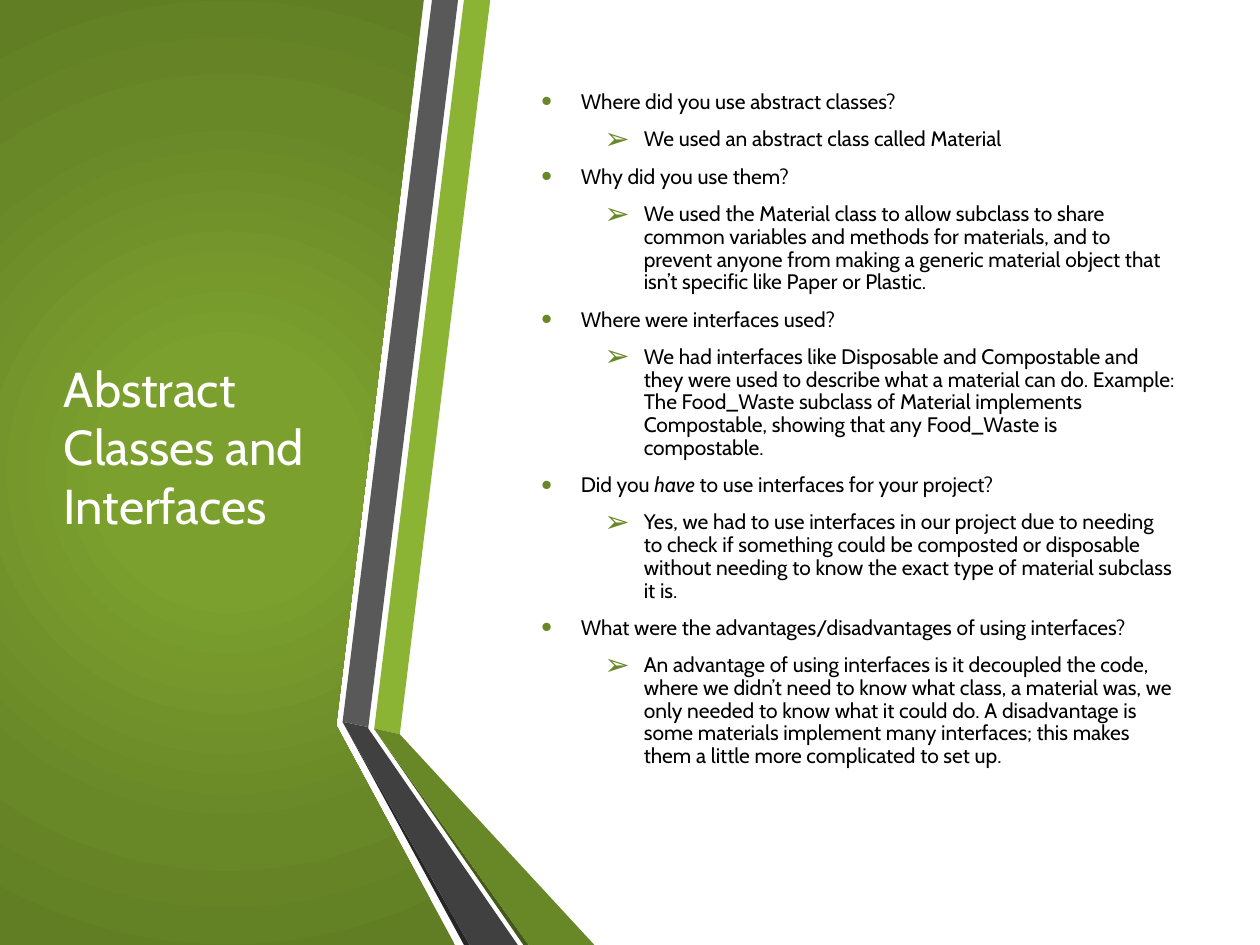
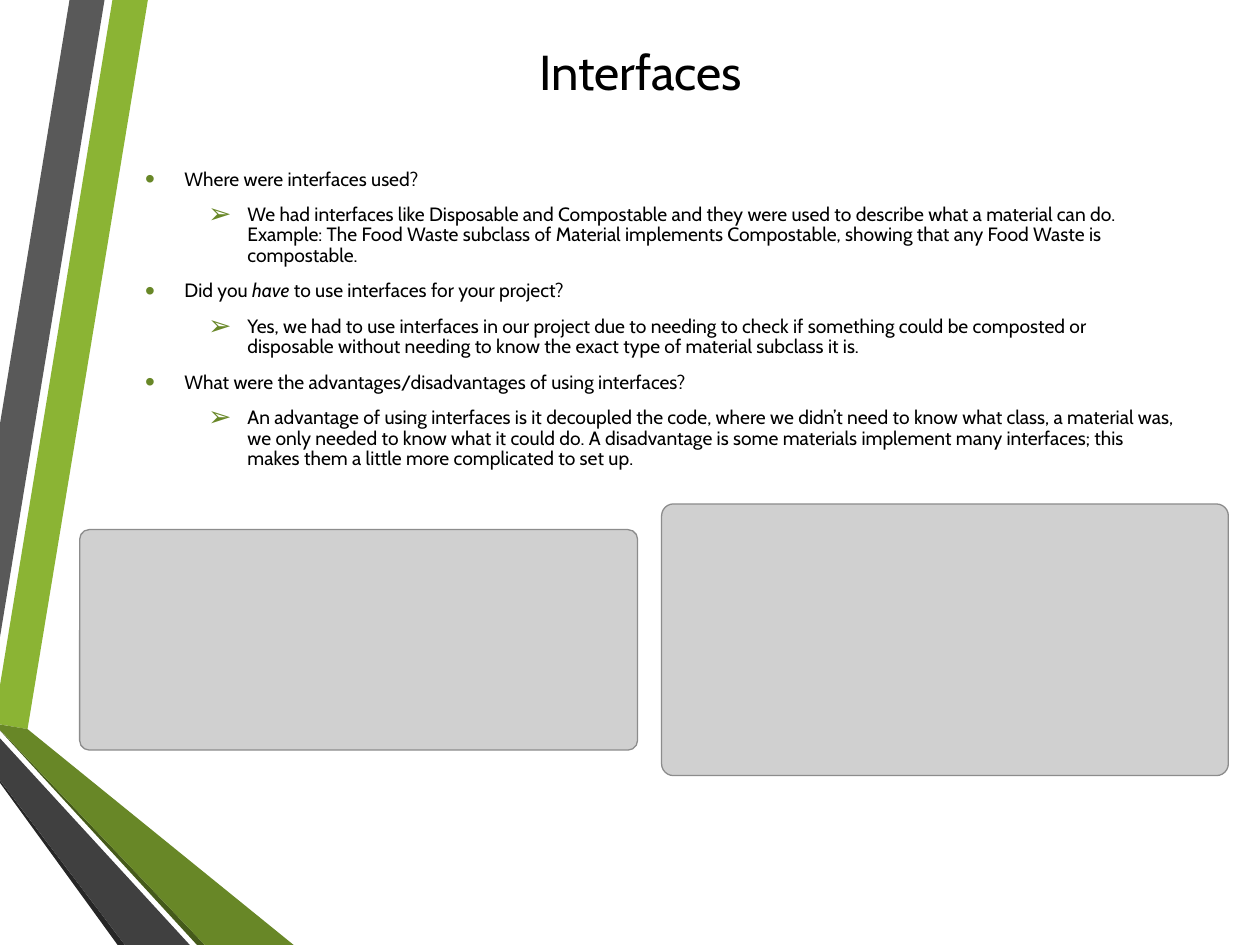
Before and after one commit to clampett/recycling-aid, a slide deck: slide 9 of Recycling Aid Presentation.pptx (slide 6 before the commit). Drawn at 1260x945 pixels with LibreOffice and Linux fonts; fonts in the diff are those of the drawing; grey boxes stand for pictures; background and template pictures are left out. Boxes give left, top, right and bottom in pixels: in the first picture for what was removed or moved away, otherwise in the second. Text is boxed around its words. In the diff, an @@ line names an element or a change of style, - is before the commit and + after.

Commit message:
Added uml pictures and latest ppt

```diff
--- a/Recycling Aid Presentation.pptx
+++ b/Recycling Aid Presentation.pptx
@@ rectangle removed at [0, 0, 1260, 945] @@
@@ freeform shape removed at [0, 0, 455, 945] @@
@@ title added at [539, 53, 742, 91], 28 pt, text #000000 @@
+Interfaces
@@ text at [581, 93, 1160, 294]: paragraphs removed @@
-• Where did you use abstract classes?
-  ➢ We used an abstract class called Material
-• Why did you use them?
-  ➢ We used the Material class to allow subclass to share common variables and methods for materials, and to prevent anyone from making a generic material object that isn’t specific like Paper or Plastic.
@@ text "Where were interfaces used?": place and size @@
-text "Where were interfaces used?" at [581, 93, 1175, 768]
+text "Where were interfaces used?" at [184, 171, 1173, 470]
@@ text at [184, 171, 1173, 470]: size 12 to 11 pt in "Where were interfaces used?", "Did you have to use interfaces for ...", "Yes, we had to use interfaces in ...", "What were the advantages/disadvantages of using interfaces?" and 1 more places @@
@@ text at [247, 206, 1115, 267]: text changed; size 12 to 11 pt @@
-  ➢ We had interfaces like Disposable and Compostable and they were used to describe what a material can do. Example: The Food_Waste subclass of Material implements Compostable, showing that any Food_Waste is compostable.
+  ➢ We had interfaces like Disposable and Compostable and they were used to describe what a material can do. Example: The Food Waste subclass of Material implements Compostable, showing that any Food Waste is compostable.
@@ title removed at [64, 370, 304, 525] @@
-Abstract Classes and Interfaces
@@ picture added at [662, 504, 1228, 776] @@
@@ picture added at [79, 529, 638, 750] @@
@@ group removed at [343, 0, 595, 945]: 6 freeform shapes @@
```
Also in this commit, not shown: 8 other slides changed, 6 slides added, 3 slides removed, 4 other files.
